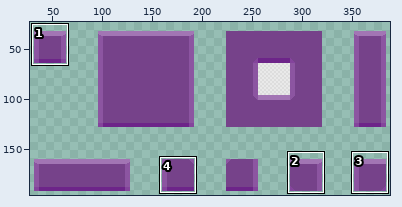
File history of a sprite sheet, Overgrown/Content/Tilemaps/TileMapStart.png. Above: a wide view before the commit, with the close-up outlined.
Close-up. First the earlier version:
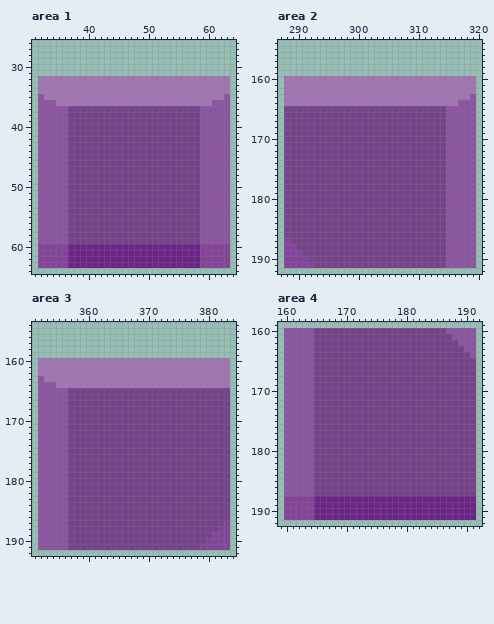
The file is 416x416 pixels. Shown: area 1: x 31..64, y 26..64; area 2: x 287..320, y 154..192; area 3: x 351..384, y 154..192; area 4: x 159..192, y 159..192. The wide view leaves out empty margins. The commit also changed other parts of the picture, which this record leaves out.
The result:
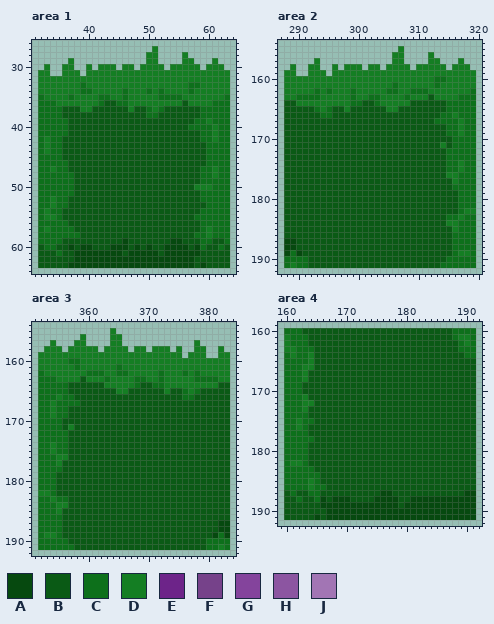
Palette (. is transparent): A #06490f  B #0a5a15  C #0d701b  D #147e23  E #6d2489  F #76428a  G #84449c  H #8c55a1  J #a275b4
Diff:
Changed rows in their new state; - is an unchanged pixel.
Area 1:
first column x 32:
27 -------------------D------------
28 ------------------DD----D-------
29 -----D------------DD----DD---D--
30 -D--DD--D-DDD-DD-DDDD-DDDDD-DDD-
31 DD--DDD-DDDDDDDDDDDDDDDDDDDDDDDD
32 DDDDDDDDDDDDDDDDDDDDDDDDDDDDDDDD
33 DDDDDDDCDDDDDDDDDDDDDDDDDCCDDDDD
34 DDDDDDDCCDDDDDCDDDCDCDDDDCDDDDDD
35 CDDDDCDDDDCCDDCDDDDDCCCCDDDDDDDC
36 CCCDDDDDDDCBBCCDDDDDDDDDBDDDDCCC
37 CCCCBBBDDBBBBBBDBBCDCBBBBBBCCCCC
38 CCCCBBBBBBBBBBBBBBCCBBBBBBBCCCCC
39 CCCCCBBBBBBBBBBBBBBBBBBBBBCCDCCC
40 CCCCCBBBBBBBBBBBBBBBBBBBBCCCCDCC
41 CCCCCBBBBBBBBBBBBBBBBBBBBBBCCDCC
42 CDCCBBBBBBBBBBBBBBBBBBBBBBBCCDCC
43 CDCCBBBBBBBBBBBBBBBBBBBBBBBBCCCC
44 CDCCBBBBBBBBBBBBBBBBBBBBBBBBCCCC
45 CCCCBBBBBBBBBBBBBBBBBBBBBBBBCCCC
46 CCCCCBBBBBBBBBBBBBBBBBBBBBBBCCCC
47 CCDCCBBBBBBBBBBBBBBBBBBBBBBCCDCC
48 CCCCCCBBBBBBBBBBBBBBBBBBBBBCCDCC
49 CCCCCCBBBBBBBBBBBBBBBBBBBBBCCCCC
50 CCCCCCBBBBBBBBBBBBBBBBBBBBDDDCCC
51 CCCCCCBBBBBBBBBBBBBBBBBBBBBCCCCC
52 CCDCCBBBBBBBBBBBBBBBBBBBBBBCCCCC
53 CCDCCBBBBBBBBBBBBBBBBBBBBBBBCCCC
54 CDCCBBBBBBBBBBBBBBBBBBBBBBBCCCCC
55 CDDCBBBBBBBBBBBBBBBBBBBBBBCCCCCC
56 CCCCCBBBBBBBBBBBBBBBBBBBBBBCCCCC
57 CDCCCCBBBBBBBBBBBBBBBBBBBBBCDCCC
58 CCCCCCCBBBBBBBBBBBBBBBBBBBCCDCCC
59 CCCCBBBBBBBBBBABBBBBBBAABBBCCBBC
60 BCCBBABAABBBAAABABABBAAAABACBBCB
61 BBBCBBAAAAAAAABAAAAABAAAAAABBBBB
62 BBBBBBAAAAAAAAAAAAAAAAAAAABBBBBB
63 BBBBBAAAAAAAAAAAAAAAAAAAAABABBBB
Area 2:
first column x 288:
155 -------------------D------------
156 ------------------DD----D-------
157 -----D------------DD----DD---D--
158 -D--DD--D-DDD-DD-DDDD-DDDDD-DDD-
159 DD--DDD-DDDDDDDDDDDDDDDDDDDDDDDD
160 DDDDDDDDDDDDDDDDDDDDDDDDDCCDDDDD
161 DDDDDDDDDDDDDDDDDDCDDDDDDCDDDDDD
162 DDDDDCDCDDDCDDDDDCCDDCCCDDDDDDDC
163 DDCCCCDDDDDCDDCCDDDDCDDDBDDDDCCC
164 BBDDDDDDDDDCCBBCDDDDDBBBBBBCCCCC
165 BBBBBCDCBBDBBBBBBDDBBBBBBBBCCCCC
166 BBBBBBCCBBBBBBBBBBBBBBBBBBCCDCCC
167 BBBBBBBBBBBBBBBBBBBBBBBBBCCCCDCC
168 BBBBBBBBBBBBBBBBBBBBBBBBBBBCCDCC
169 BBBBBBBBBBBBBBBBBBBBBBBBBBBCCDCC
170 BBBBBBBBBBBBBBBBBBBBBBBBBBBBCCCC
171 BBBBBBBBBBBBBBBBBBBBBBBBBBDBCCCC
172 BBBBBBBBBBBBBBBBBBBBBBBBBBBCCCCC
173 BBBBBBBBBBBBBBBBBBBBBBBBBBBCCCCC
174 BBBBBBBBBBBBBBBBBBBBBBBBBBBCCDCC
175 BBBBBBBBBBBBBBBBBBBBBBBBBBBCCDCC
176 BBBBBBBBBBBBBBBBBBBBBBBBBBBDDCCC
177 BBBBBBBBBBBBBBBBBBBBBBBBBBBBDCCC
178 BBBBBBBBBBBBBBBBBBBBBBBBBBBBCCCC
179 BBBBBBBBBBBBBBBBBBBBBBBBBBBBBCCC
180 BBBBBBBBBBBBBBBBBBBBBBBBBBBBBCCC
181 BBBBBBBBBBBBBBBBBBBBBBBBBBBBBCCC
182 BBBBBBBBBBBBBBBBBBBBBBBBBBBBBCDD
183 BBBBBBBBBBBBBBBBBBBBBBBBBBBCCDCC
184 BBBBBBBBBBBBBBBBBBBBBBBBBBBDDCCC
185 BBBBBBBBBBBBBBBBBBBBBBBBBBBBDCCC
186 BBBBBBBBBBBBBBBBBBBBBBBBBBBBCCCC
187 AABBBBBBBBBBBBBBBBBBBBBBBBBBCCCC
188 AABBBBBBBBBBBBBBBBBBBBBBBBBBCCCC
189 ACABBBBBBBBBBBBBBBBBBBBBBBBBCDDC
190 CCCCBBBBBBBBBBBBBBBBBBBBBBBCCCCC
191 CDCCBBBBBBBBBBBBBBBBBBBBBBCCCCCC
Area 3:
first column x 352:
155 ------------D-------------------
156 -------D----DD------------------
157 --D---DD----DD------------D-----
158 -DDD-DDDDD-DDDD-DD-DDD-D--DD--D-
159 DDDDDDDDDDDDDDDDDDDDDDDD-DDD--DD
160 DDDDDCCDDDDDDDDDDDDDDDDDDDDDDDDD
161 DDDDDDCDDDDDDCDDDDDDDDDDDDDDDDDD
162 CDDDDDDDCCCDDCCDDDDDCDDDCDCDDDDD
163 CCCDDDDBDDDCDDDDCCDDCDDDDDCCCCDD
164 CCCCCBBBBBBDDDDDCBBCCDDDDDDDDDBB
165 CCCCCBBBBBBBBDDBBBBBBDBBCDCBBBBB
166 CCCDCCBBBBBBBBBBBBBBBBBBCCBBBBBB
167 CCDCCCCBBBBBBBBBBBBBBBBBBBBBBBBB
168 CCDCCBBBBBBBBBBBBBBBBBBBBBBBBBBB
169 CCDCCBBBBBBBBBBBBBBBBBBBBBBBBBBB
170 CCCCBBBBBBBBBBBBBBBBBBBBBBBBBBBB
171 CCCCBDBBBBBBBBBBBBBBBBBBBBBBBBBB
172 CCCCCBBBBBBBBBBBBBBBBBBBBBBBBBBB
173 CCCCCBBBBBBBBBBBBBBBBBBBBBBBBBBB
174 CCDCCBBBBBBBBBBBBBBBBBBBBBBBBBBB
175 CCDCCBBBBBBBBBBBBBBBBBBBBBBBBBBB
176 CCCDDBBBBBBBBBBBBBBBBBBBBBBBBBBB
177 CCCDBBBBBBBBBBBBBBBBBBBBBBBBBBBB
178 CCCCBBBBBBBBBBBBBBBBBBBBBBBBBBBB
179 CCCBBBBBBBBBBBBBBBBBBBBBBBBBBBBB
180 CCCBBBBBBBBBBBBBBBBBBBBBBBBBBBBB
181 CCCBBBBBBBBBBBBBBBBBBBBBBBBBBBBB
182 DDCBBBBBBBBBBBBBBBBBBBBBBBBBBBBB
183 CCDCCBBBBBBBBBBBBBBBBBBBBBBBBBBB
184 CCCDDBBBBBBBBBBBBBBBBBBBBBBBBBBB
185 CCCDBBBBBBBBBBBBBBBBBBBBBBBBBBBB
186 CCCCBBBBBBBBBBBBBBBBBBBBBBBBBBBB
187 CCCCBBBBBBBBBBBBBBBBBBBBBBBBBBAA
188 CCCCBBBBBBBBBBBBBBBBBBBBBBBBBBAA
189 CDDCBBBBBBBBBBBBBBBBBBBBBBBBBACA
190 CCCCCBBBBBBBBBBBBBBBBBBBBBBBCCCC
191 CCCCCCBBBBBBBBBBBBBBBBBBBBBBCCDC
Area 4:
first column x 160:
160 CCCBBBBBBBBBBBBBBBBBBBBBBBBBCCCC
161 DCCCBBBBBBBBBBBBBBBBBBBBBBBBCDDC
162 DCCCBBBBBBBBBBBBBBBBBBBBBBBBBCDC
163 DDCCCBBBBBBBBBBBBBBBBBBBBBBBBCCC
164 CDCCDBBBBBBBBBBBBBBBBBBBBBBBBBCC
165 CCCCDBBBBBBBBBBBBBBBBBBBBBBBBBBB
166 CCCDDBBBBBBBBBBBBBBBBBBBBBBBBBBB
167 CCCDBBBBBBBBBBBBBBBBBBBBBBBBBBBB
168 CCCDBBBBBBBBBBBBBBBBBBBBBBBBBBBB
169 CCCBBBBBBBBBBBBBBBBBBBBBBBBBBBBB
170 CCCBBBBBBBBBBBBBBBBBBBBBBBBBBBBB
171 CCCDBBBBBBBBBBBBBBBBBBBBBBBBBBBB
172 CCCDDBBBBBBBBBBBBBBBBBBBBBBBBBBB
173 CCCDBBBBBBBBBBBBBBBBBBBBBBBBBBBB
174 CCCCBBBBBBBBBBBBBBBBBBBBBBBBBBBB
175 CCDCCBBBBBBBBBBBBBBBBBBBBBBBBBBB
176 CCDCBBBBBBBBBBBBBBBBBBBBBBBBBBBB
177 CCCCBBBBBBBBBBBBBBBBBBBBBBBBBBBB
178 CCCCCBBBBBBBBBBBBBBBBBBBBBBBBBBB
179 CCCCBBBBBBBBBBBBBBBBBBBBBBBBBBBB
180 CCCCBBBBBBBBBBBBBBBBBBBBBBBBBBBB
181 CCCCBBBBBBBBBBBBBBBBBBBBBBBBBBBB
182 CDDCBBBBBBBBBBBBBBBBBBBBBBBBBBBB
183 CCCCCBBBBBBBBBBBBBBBBBBBBBBBBBBB
184 CCCCCCBBBBBBBBBBBBBBBBBBBBBBBBBB
185 CCCCDCBBBBBBBBBBBBBBBBBBBBBBBBBB
186 CCCCDCCBBBBBBBBBBBBBBBBBBBBBBBBB
187 BCBBCCBBBBBBBBBBAABBBBBBBBBBBBAA
188 BBCBBCABAAABBBBAAAABBAAAAAAAAAAA
189 BBBBBBAAAAAAAAAAAAABAAAAAAAAAAAA
190 BBBBBBBAAAAAAAAAAAAAAAAAAAAAAAAA
191 BBBBBABAAAAAAAAAAAAAAAAAAAAAAAAA
Pixel boxes of the changes (left, top, right, bottom) in both close-ups:
changed: (38, 46, 230, 268)
changed: (284, 46, 476, 268)
changed: (38, 328, 230, 550)
changed: (284, 328, 476, 520)
